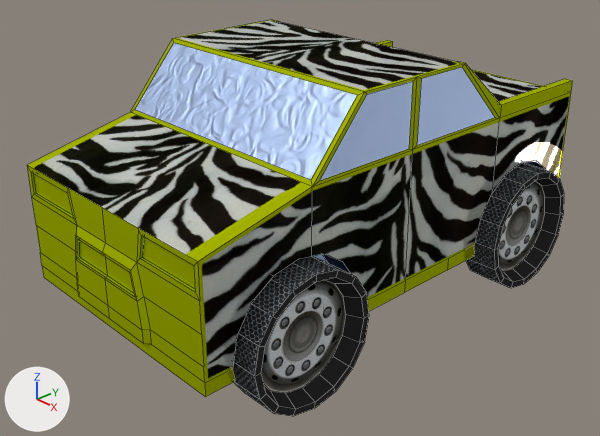
A saved change to the Blender file 01-Models/dm-car.blend.
Both versions are drawn from a 50 mm camera at (4.33, -4.14, 2.93) aimed at (-0.01, -0.09, 0.18). Lighting does not change. The marker at lower left points along +X, +Y and +Z. Mesh edges are drawn as thin lines.
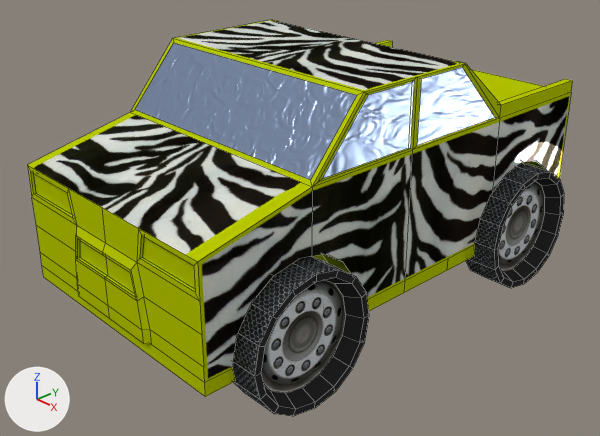
What changed in the scene script:
```text
Change mat_glass:
    remove n1 = _N.new('ShaderNodeMixShader'); n1.name = 'Mix Shader'
    remove n1.inputs[0].default_value = 1.0  # 'Factor'
    add n4 = _N.new('ShaderNodeMath'); n4.name = 'Math'
    add n4.operation = 'MULTIPLY'
    add n4.inputs[1].default_value = 0.1  # 'Value'
    add n1 = _N.new('ShaderNodeMixShader'); n1.name = 'Mix Shader'
    add n1.inputs[0].default_value = 1.0  # 'Factor'
    where n3 = _N.new('ShaderNodeBsdfAnisotropic'); n3.name = 'Glossy BSDF'
    remove n4 = _N.new('ShaderNodeMath'); n4.name = 'Math'
    remove n4.operation = 'MULTIPLY'
    remove n4.inputs[1].default_value = 0.1  # 'Value'
    n3.inputs[1].default_value: 0.548 -> 0.316  # 'Roughness'
Change mat_lack:
    remove n0 = _N.new('ShaderNodeBsdfDiffuse'); n0.name = 'Diffuse BSDF'
    remove n3 = _N.new('ShaderNodeMixShader'); n3.name = 'Mix Shader'
    remove n3.inputs[0].default_value = 0.664  # 'Factor'
    add n0 = _N.new('ShaderNodeBsdfDiffuse'); n0.name = 'Diffuse BSDF'
    add n3 = _N.new('ShaderNodeMixShader'); n3.name = 'Mix Shader'
    add n3.inputs[0].default_value = 0.3  # 'Factor'
Change me_cube:
    used by ob_cube; location = (0.0, 0.0, 0.0); scale = (1.0, 2.0, 1.0)
    remove me_cube.from_pydata(...)  # 169 vertices, 155 faces; spans x -1.0..1.0, y -0.91..1.05, z -0.2..1.5
    add me_cube.from_pydata(...)  # 271 vertices, 203 faces; spans x -1.0..1.0, y -0.91..1.05, z -0.2..1.5
    me_cube part 1
    13 vertices are removed from x -1.0..1.0, y -0.47..0.5, z -0.1..1.48
    26 faces are deleted
    1 vertex moves from x 1.0, y -0.44, z 1.02 to x 1.0, y -0.47, z 0.53
    49 vertices are added at x -1.0..1.0, y -0.79..0.97, z -0.1..1.49
    6 new vertices lie (-0.22, 0.0, 0.0) away from vertices in x 1.0, y -0.79..0.44, z -0.1..0.21
    6 new vertices lie (0.0, 0.06, 0.18) away from vertices in x -1.0..1.0, y -0.77..0.44, z 0.21
    8 new vertices lie (0.22, 0.0, 0.0) away from vertices in x -1.0, y -0.79..0.5, z -0.1..0.39
    6 new vertices lie (0.0, 0.08, 0.12) away from vertices in x -1.0..1.0, y -0.71..0.5, z 0.39
    6 new vertices lie (0.0, 0.11, 0.04) away from vertices in x -1.0..1.0, y -0.63..0.58, z 0.51
    5 new vertices lie (-0.22, 0.0, 0.0) away from vertices in x -0.78..1.0, y -0.79..0.8, z 0.0..0.55
    6 new vertices lie (0.0, 0.08, -0.12) away from vertices in x -1.0..0.78, y -0.41..0.8, z 0.51
    7 new vertices lie (0.22, 0.0, 0.0) away from vertices in x -1.0..0.78, y -0.79..0.88, z 0.0..0.55
    8 new vertices lie (0.0, 0.06, -0.18) away from vertices in x -1.0..1.0, y -0.33..0.88, z 0.39
    8 new vertices lie (0.0, 0.03, -0.21) away from vertices in x -1.0..1.0, y -0.27..0.94, z 0.21
    72 new faces join them, mat_lack
    2 new faces join them, mat_glass
    me_cube part 2: 5 kept faces spanning x -0.93..0.93, y 0.5..1.0, z -0.1..1.0 get new texture (UV) coordinates
Change ob_cube:
    remove _m = ob_cube.modifiers.new('Boolean', 'BOOLEAN')
    remove _m.object = ob_wheelcut
    remove _m.solver = 'FLOAT'
```

Boxes [x1, y1, x2, y2] around the edits, measured in the pictures (600 x 436 px):
'Cube', surface changed, reshaped, modifiers changed
    both: [27, 20, 573, 397]
part 1 of me_cube, built on
    both: [198, 77, 571, 397]
part 2 of me_cube, surface changed
    both: [471, 69, 543, 102]
